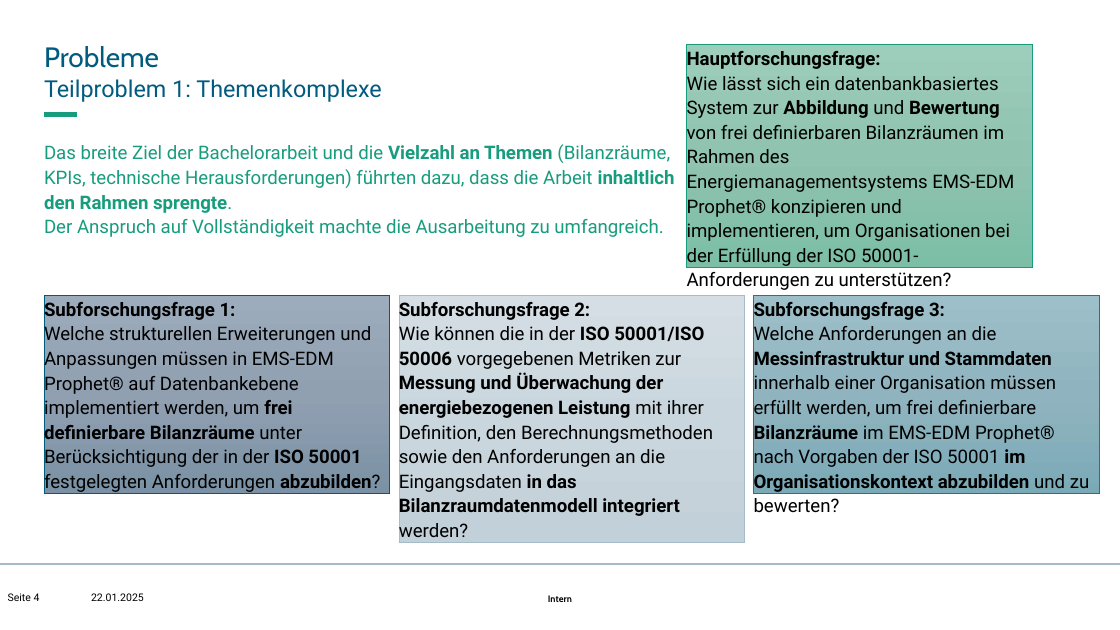
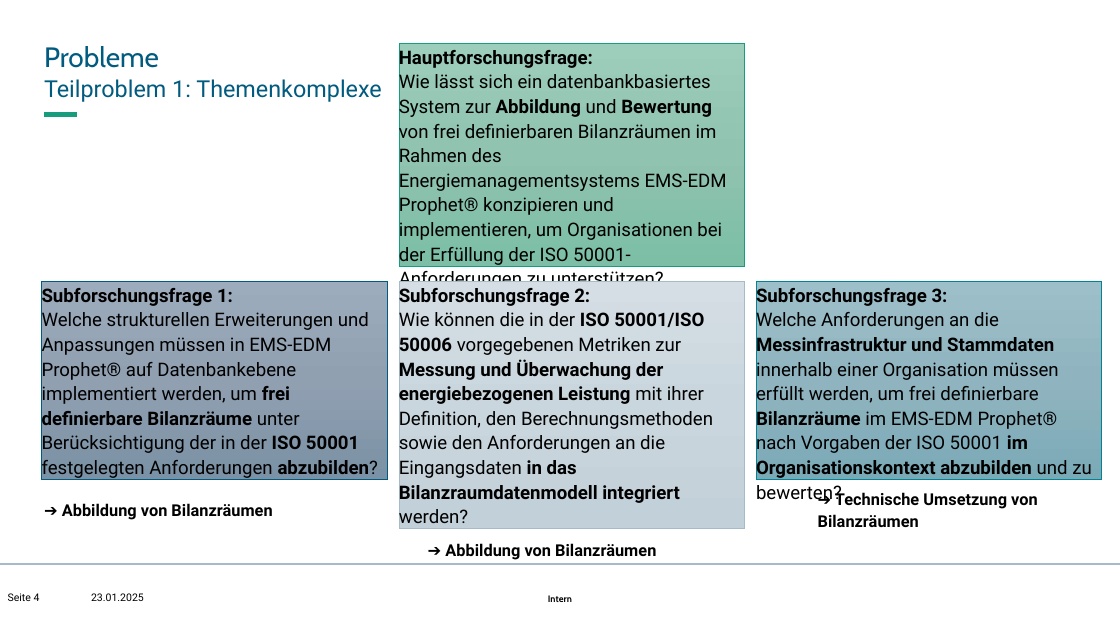
Before and after one commit to KarloKarl/Bachelorarbeit, a slide deck: slide 4 of Anlauf_2/Anlauf_2_neu.pptx. Drawn at 1120x630 pixels with LibreOffice and Linux fonts; fonts in the diff are those of the drawing; background and template pictures are left out. Boxes give left, top, right and bottom in pixels: in the first picture for what was removed or moved away, otherwise in the second. Text is boxed around its words. In the diff, an @@ line names an element or a change of style, - is before the commit and + after.

```diff
--- a/Anlauf_2/Anlauf_2_neu.pptx
+++ b/Anlauf_2/Anlauf_2_neu.pptx
@@ rectangle "Hauptforschungsfrage: Wie lässt sich ein ..." moved from (x1=686, y1=45, x2=1033, y2=267) to (x1=399, y1=44, x2=745, y2=266) @@
@@ text removed at (x1=44, y1=144, x2=675, y2=237) @@
-Das breite Ziel der Bachelorarbeit und die Vielzahl an Themen (Bilanzräume, KPIs, technische Herausforderungen) führten dazu, dass die Arbeit inhaltlich den Rahmen sprengte.
-Der Anspruch auf Vollständigkeit machte die Ausarbeitung zu umfangreich.
@@ rectangle "Subforschungsfrage 1: Welche strukturellen Erweiterungen ..." moved from (x1=44, y1=296, x2=390, y2=493) to (x1=41, y1=281, x2=387, y2=479) @@
@@ rectangle "Subforschungsfrage 2: Wie können die ..." moved from (x1=399, y1=295, x2=745, y2=543) to (x1=399, y1=281, x2=745, y2=529) @@
@@ rectangle "Subforschungsfrage 3: Welche Anforderungen an ..." moved from (x1=754, y1=295, x2=1100, y2=492) to (x1=756, y1=281, x2=1102, y2=479) @@
@@ text added at (x1=62, y1=503, x2=272, y2=520), 14 pt, text #000000, bold @@
+➔ Abbildung von Bilanzräumen
@@ text added at (x1=818, y1=490, x2=1038, y2=527), 14 pt, text #000000, bold @@
+➔ Technische Umsetzung von Bilanzräumen
@@ text added at (x1=445, y1=543, x2=656, y2=560), 14 pt, text #000000, bold @@
+➔ Abbildung von Bilanzräumen
@@ text at (x1=91, y1=593, x2=144, y2=601): text changed @@
-22.01.2025
+23.01.2025
```
Also in this commit, not shown: 7 other slides changed, 3 slides removed, 21 other files.
